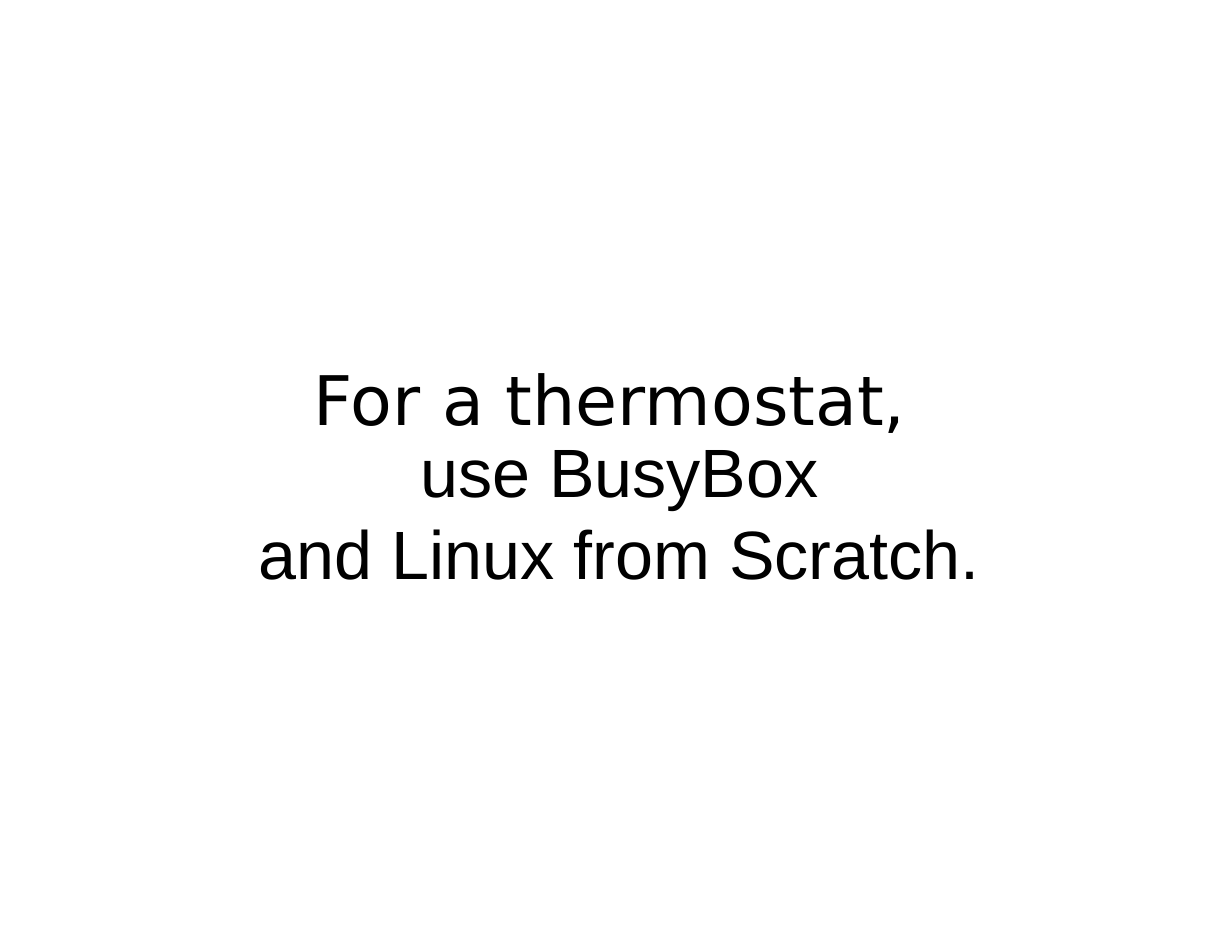
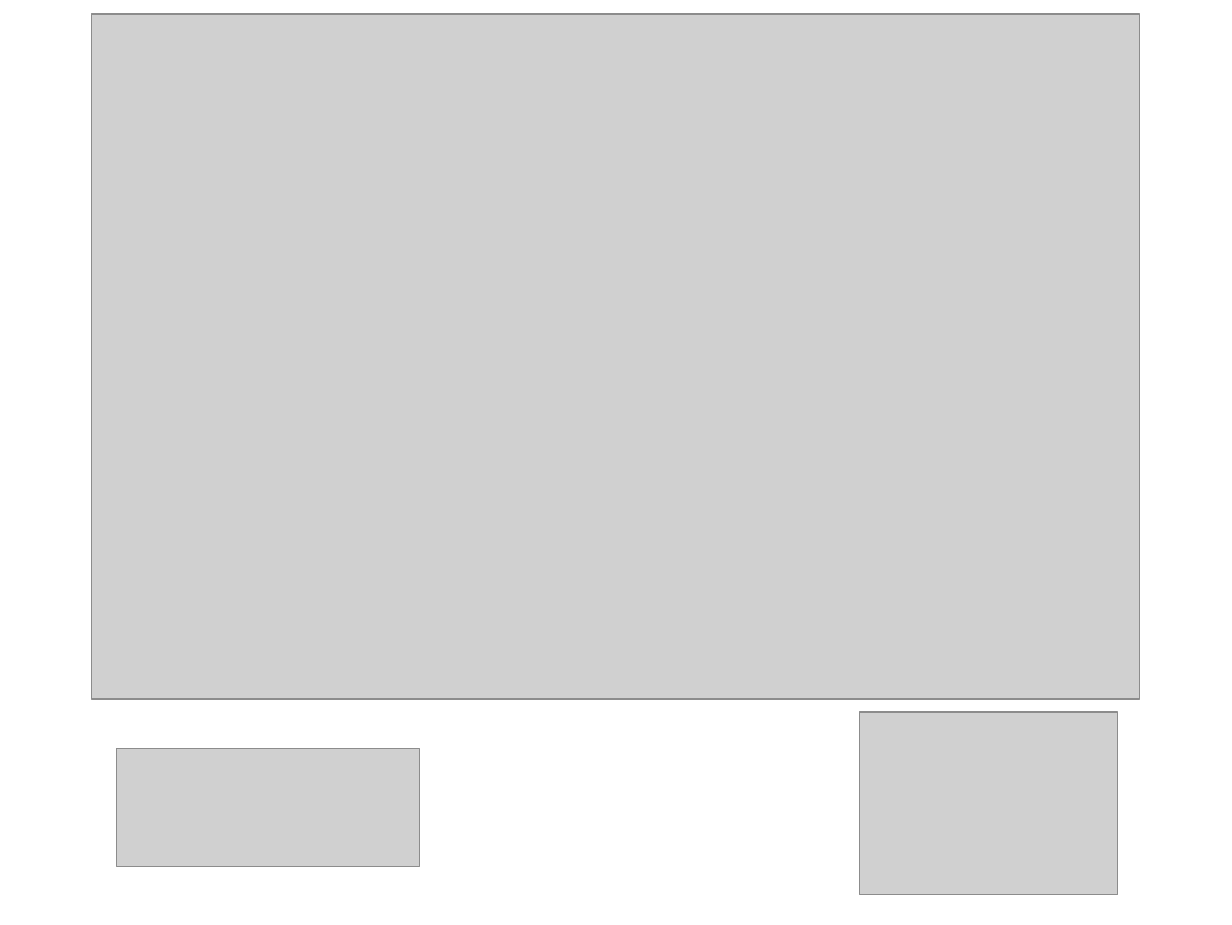
Before and after one commit to mkohler/embedded_python_presentation, a slide deck: slide 13 of embedded_python.odp. Drawn at 1232x925 pixels with LibreOffice and Linux fonts; fonts in the diff are those of the drawing; grey boxes stand for pictures. Boxes give left, top, right and bottom in pixels: in the first picture for what was removed or moved away, otherwise in the second. Text is boxed around its words. In the diff, an @@ line names an element or a change of style, - is before the commit and + after.

```diff
--- a/embedded_python.odp
+++ b/embedded_python.odp
@@ picture added at (x1=92, y1=15, x2=1139, y2=699) @@
@@ title removed at (x1=314, y1=373, x2=906, y2=433) @@
-For a thermostat,
@@ subtitle removed at (x1=259, y1=450, x2=979, y2=580) @@
-use BusyBox
-and Linux from Scratch.
@@ picture added at (x1=860, y1=712, x2=1118, y2=894) @@
@@ picture added at (x1=117, y1=748, x2=419, y2=866) @@
```
Also in this commit, not shown: 6 other slides changed, 1 slide added, 1 slide removed, 16 other files.
